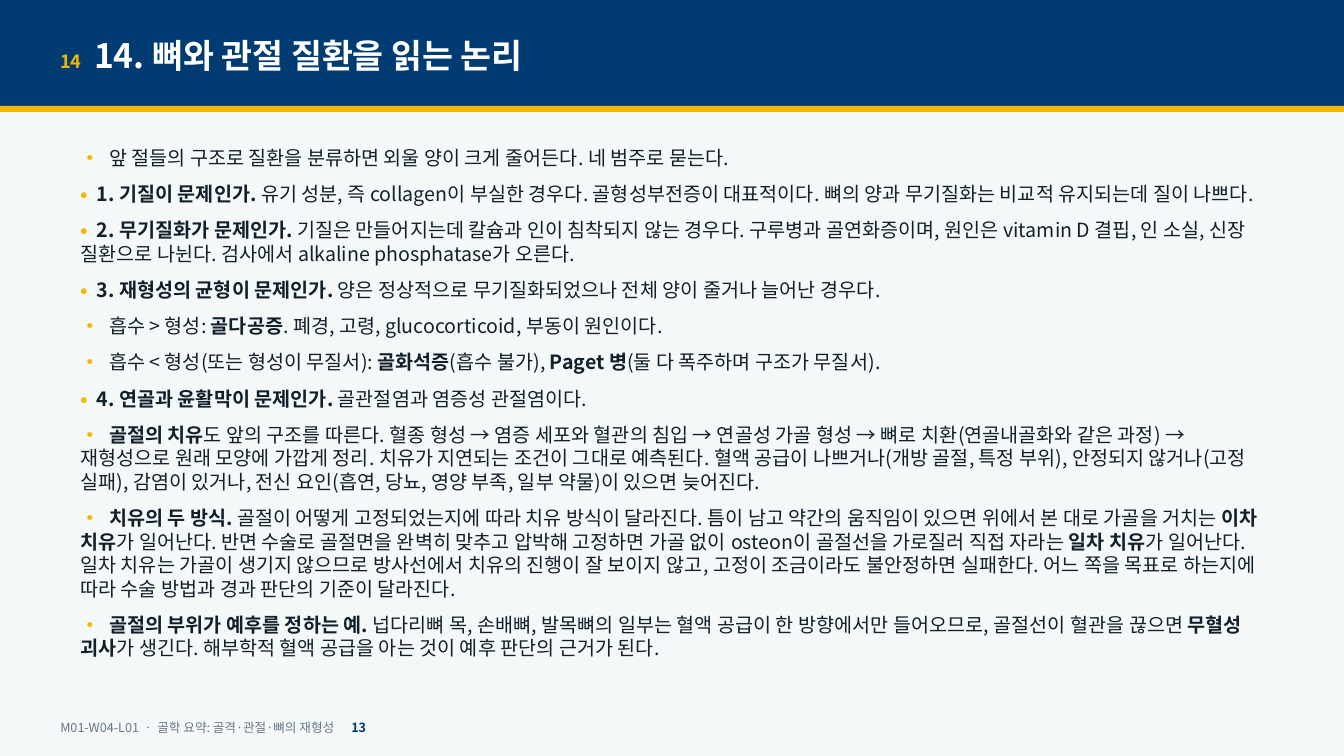
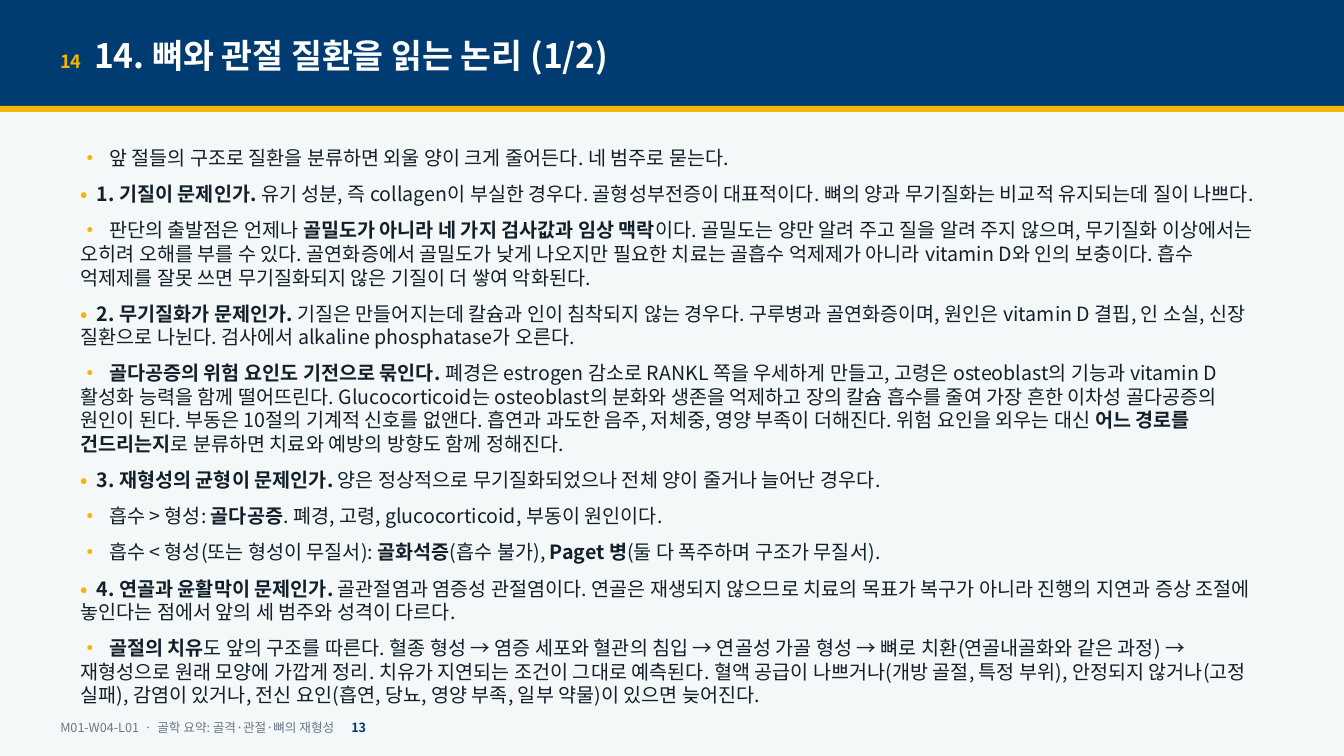
Before and after one commit to hoperiasd2/hoperiasd2.github.io, a slide deck: slide 13 of curriculum/M01/W04/L01/slides-2.pptx. Drawn at 1344x756 pixels with LibreOffice and Linux fonts; fonts in the diff are those of the drawing. Boxes give left, top, right and bottom in pixels: in the first picture for what was removed or moved away, otherwise in the second. Text is boxed around its words. In the diff, an @@ line names an element or a change of style, - is before the commit and + after.

```diff
--- a/curriculum/M01/W04/L01/slides-2.pptx
+++ b/curriculum/M01/W04/L01/slides-2.pptx
@@ text at (60,39,608,75): text changed @@
-14 14. 뼈와 관절 질환을 읽는 논리
+14 14. 뼈와 관절 질환을 읽는 논리 (1/2)
@@ text at (80,220,1252,287): paragraph added @@
+• 판단의 출발점은 언제나 골밀도가 아니라 네 가지 검사값과 임상 맥락이다. 골밀도는 양만 알려 주고 질을 알려 주지 않으며, 무기질화 이상에서는 오히려 오해를 부를 수 있다. 골연화증에서 골밀도가 낮게 나오지만 필요한 치료는 골흡수 억제제가 아니라 vitamin D와 인의 보충이다. 흡수 억제제를 잘못 쓰면 무기질화되지 않은 기질이 더 쌓여 악화된다.
@@ text at (80,363,1217,453): paragraph added @@
+• 골다공증의 위험 요인도 기전으로 묶인다. 폐경은 estrogen 감소로 RANKL 쪽을 우세하게 만들고, 고령은 osteoblast의 기능과 vitamin D 활성화 능력을 함께 떨어뜨린다. Glucocorticoid는 osteoblast의 분화와 생존을 억제하고 장의 칼슘 흡수를 줄여 가장 흔한 이차성 골다공증의 원인이 된다. 부동은 10절의 기계적 신호를 없앤다. 흡연과 과도한 음주, 저체중, 영양 부족이 더해진다. 위험 요인을 외우는 대신 어느 경로를 건드리는지로 분류하면 치료와 예방의 방향도 함께 정해진다.
@@ text at (80,508,1258,657): paragraphs removed @@
-• 치유의 두 방식. 골절이 어떻게 고정되었는지에 따라 치유 방식이 달라진다. 틈이 남고 약간의 움직임이 있으면 위에서 본 대로 가골을 거치는 이차 치유가 일어난다. 반면 수술로 골절면을 완벽히 맞추고 압박해 고정하면 가골 없이 osteon이 골절선을 가로질러 직접 자라는 일차 치유가 일어난다. 일차 치유는 가골이 생기지 않으므로 방사선에서 치유의 진행이 잘 보이지 않고, 고정이 조금이라도 불안정하면 실패한다. 어느 쪽을 목표로 하는지에 따라 수술 방법과 경과 판단의 기준이 달라진다.
-• 골절의 부위가 예후를 정하는 예. 넙다리뼈 목, 손배뼈, 발목뼈의 일부는 혈액 공급이 한 방향에서만 들어오므로, 골절선이 혈관을 끊으면 무혈성 괴사가 생긴다. 해부학적 혈액 공급을 아는 것이 예후 판단의 근거가 된다.
@@ text at (80,579,1250,621): text changed; bold off @@
-• 4. 연골과 윤활막이 문제인가. 골관절염과 염증성 관절염이다.
+• 4. 연골과 윤활막이 문제인가. 골관절염과 염증성 관절염이다. 연골은 재생되지 않으므로 치료의 목표가 복구가 아니라 진행의 지연과 증상 조절에 놓인다는 점에서 앞의 세 범주와 성격이 다르다.
```
Also in this commit, not shown: 27 other slides changed, 1 slide added, 3 other files.
